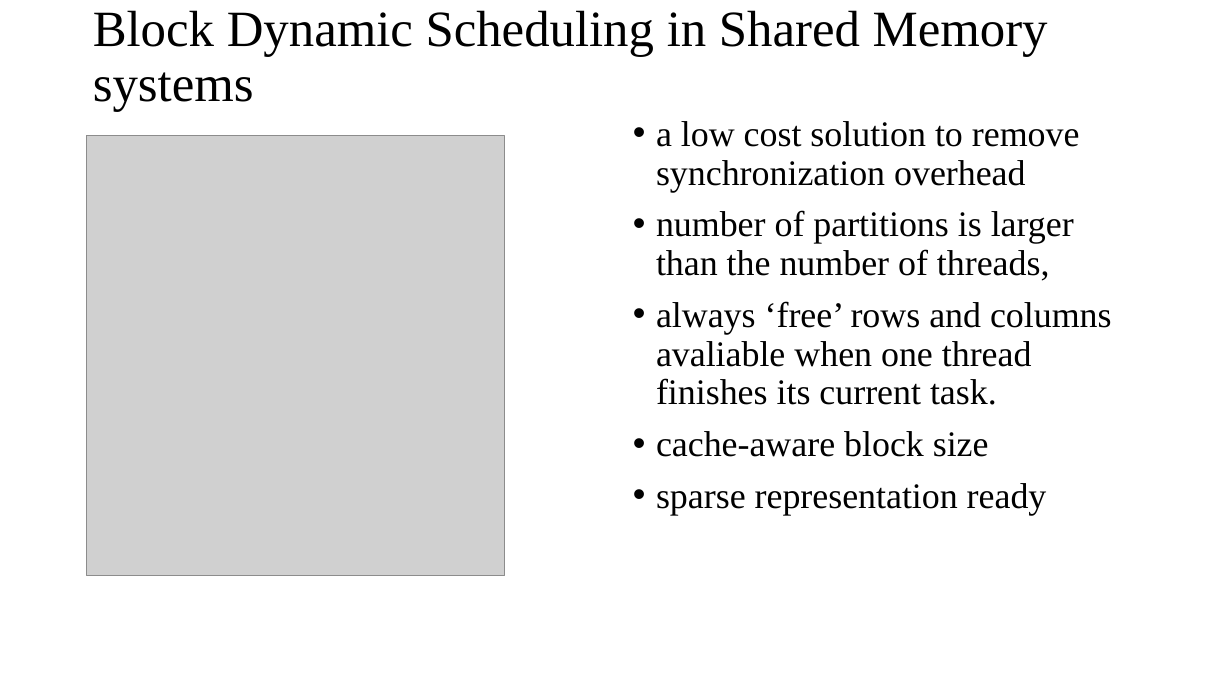
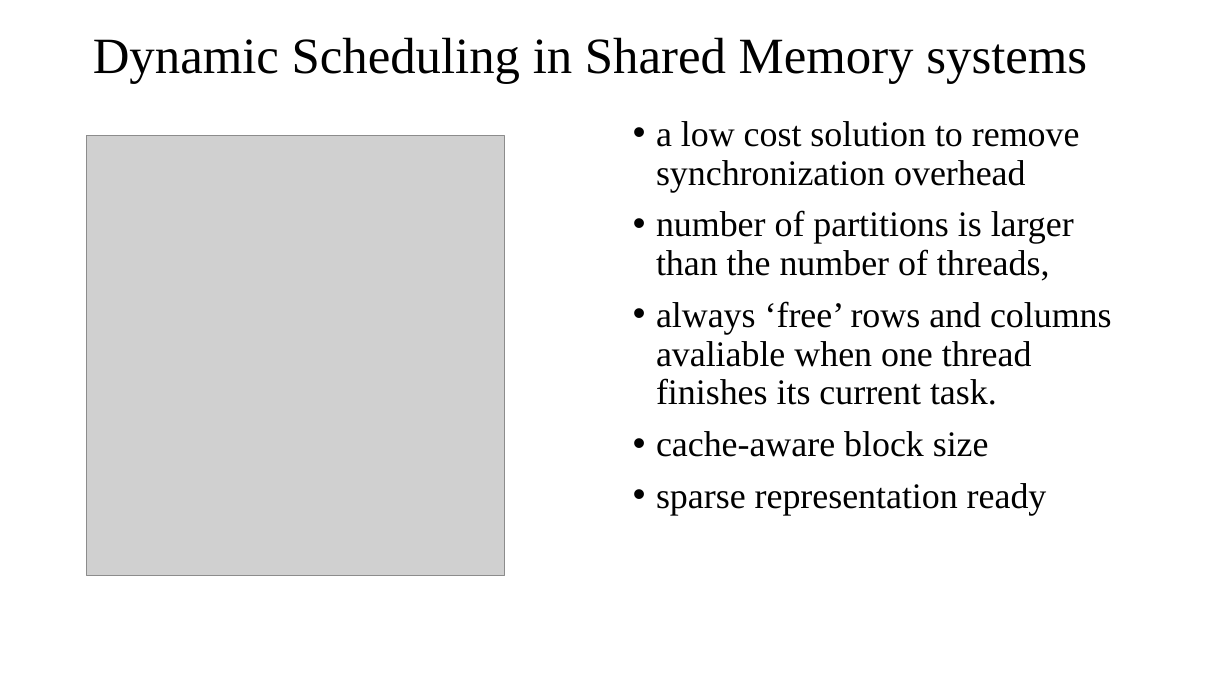
Before and after one commit to DSC-SPIDAL/harp, a slide deck: slide 24 of doc/meeting/0919-DistributedGBT-II/DistributedGBT-II-09192018.pptx. Drawn at 1232x693 pixels with LibreOffice and Linux fonts; fonts in the diff are those of the drawing; grey boxes stand for pictures. Boxes give left, top, right and bottom in pixels: in the first picture for what was removed or moved away, otherwise in the second. Text is boxed around its words. In the diff, an @@ line names an element or a change of style, - is before the commit and + after.

```diff
--- a/doc/meeting/0919-DistributedGBT-II/DistributedGBT-II-09192018.pptx
+++ b/doc/meeting/0919-DistributedGBT-II/DistributedGBT-II-09192018.pptx
@@ title at (x1=93, y1=37, x2=1087, y2=83): text changed @@
-Block Dynamic Scheduling in Shared Memory systems
+Dynamic Scheduling in Shared Memory systems
```
Also in this commit, not shown: 14 other slides changed, 1 slide added, 1 slide removed, 4 other files.
